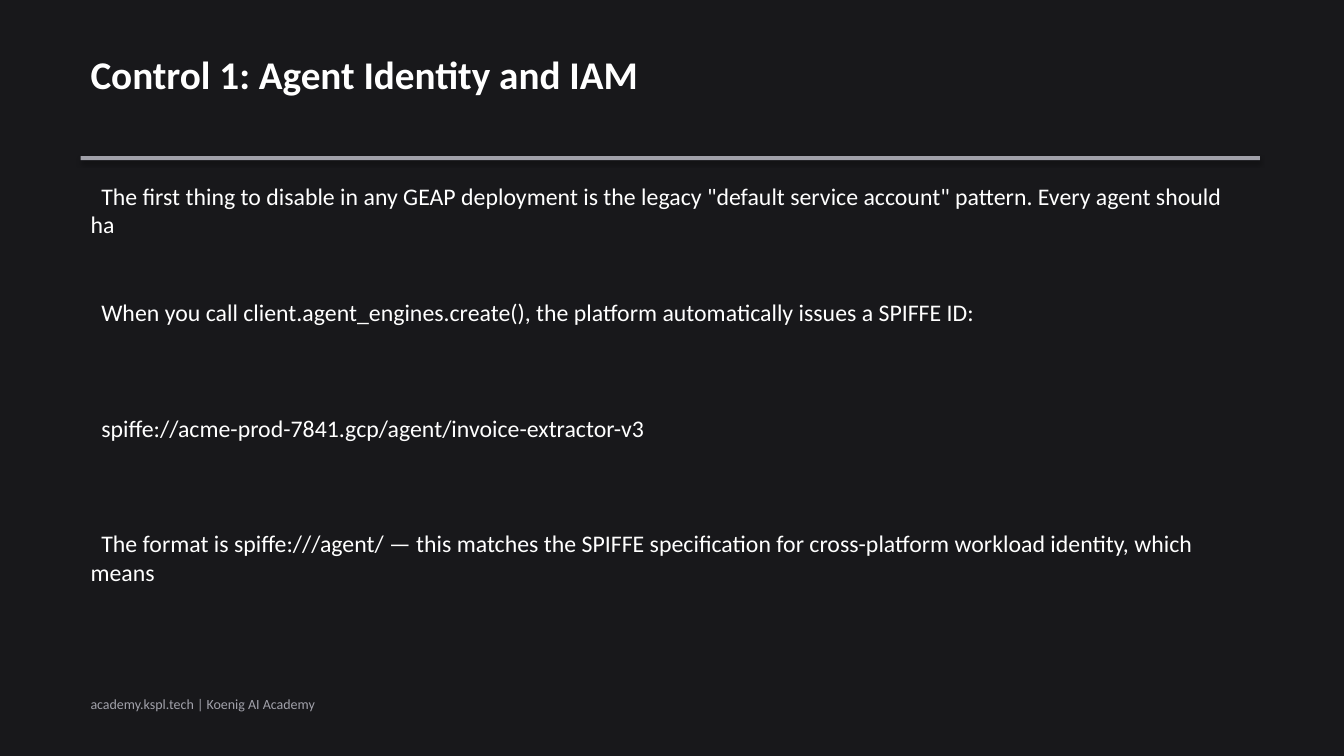
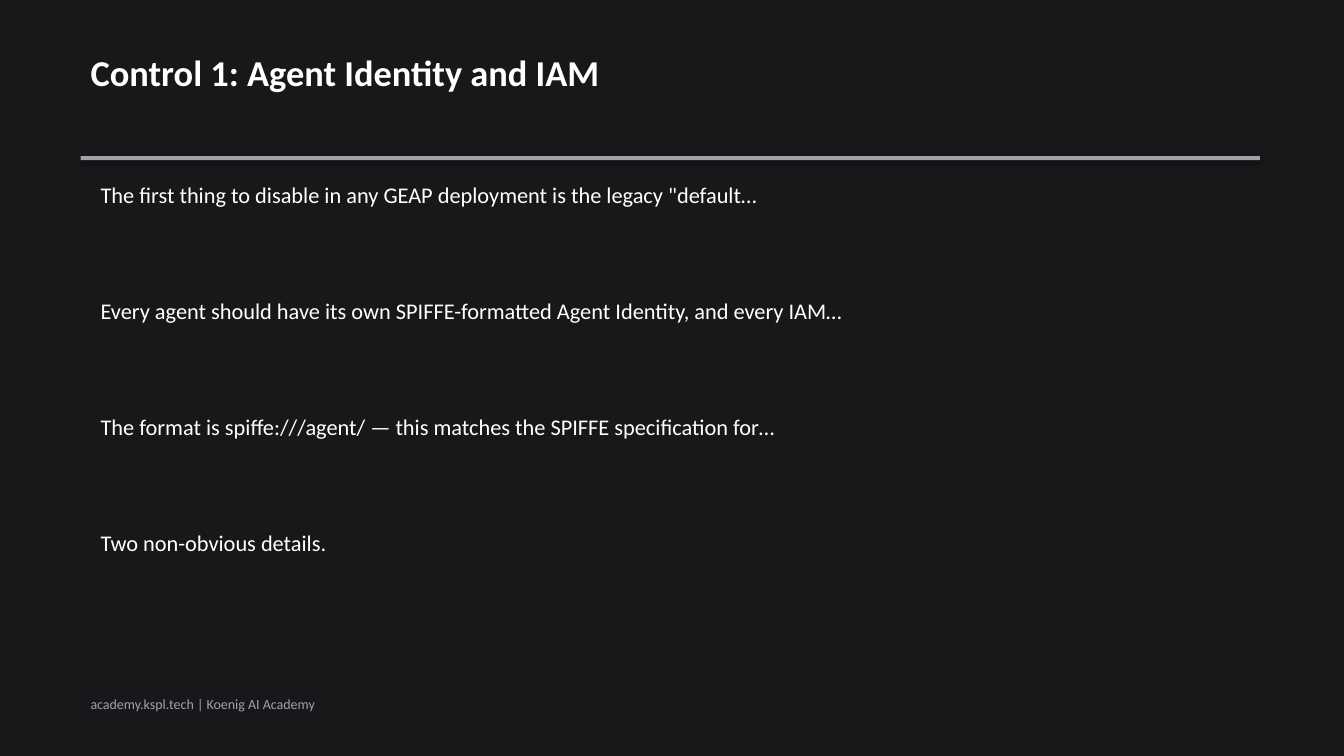
Before and after one commit to Koenig-Solutions-Private-Limited/koenig-ai-org, a slide deck: slide 5 of vault/courses/gemini-enterprise-agents/ch05-slides.pptx (slide 4 before the commit). Drawn at 1344x756 pixels with LibreOffice and Linux fonts; fonts in the diff are those of the drawing. Boxes give left, top, right and bottom in pixels: in the first picture for what was removed or moved away, otherwise in the second. Text is boxed around its words. In the diff, an @@ line names an element or a change of style, - is before the commit and + after.

```diff
--- a/vault/courses/gemini-enterprise-agents/ch05-slides.pptx
+++ b/vault/courses/gemini-enterprise-agents/ch05-slides.pptx
@@ text "Control 1: Agent Identity and ..." at box(91, 60, 600, 92): size 28 to 26 pt @@
@@ text at box(101, 187, 756, 207): text changed; size 17 to 16 pt @@
-The first thing to disable in any GEAP deployment is the legacy "default service account" pattern. Every agent should ha
+The first thing to disable in any GEAP deployment is the legacy "default…
@@ text at box(101, 303, 842, 323): text changed; size 17 to 16 pt @@
-When you call client.agent_engines.create(), the platform automatically issues a SPIFFE ID:
+Every agent should have its own SPIFFE-formatted Agent Identity, and every IAM…
@@ text at box(101, 419, 774, 439): text changed; size 17 to 16 pt @@
-spiffe://acme-prod-7841.gcp/agent/invoice-extractor-v3
+The format is spiffe:///agent/ — this matches the SPIFFE specification for…
@@ text at box(101, 535, 326, 551): text changed; size 17 to 16 pt @@
-The format is spiffe:///agent/ — this matches the SPIFFE specification for cross-platform workload identity, which means
+Two non-obvious details.
```
Also in this commit, not shown: 4 other slides changed, 2 slides added, 2 slides removed, 2 other files.
